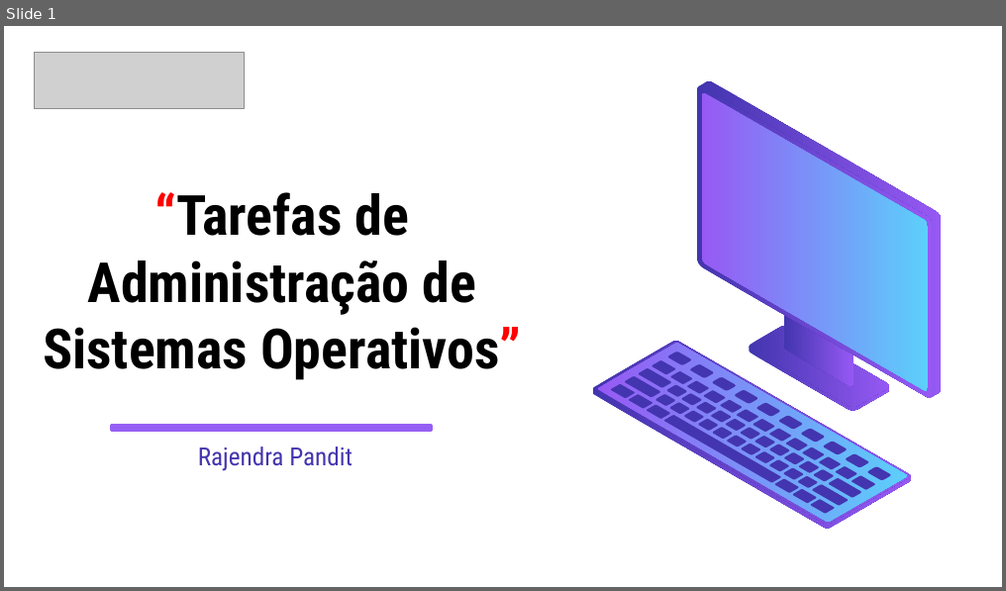
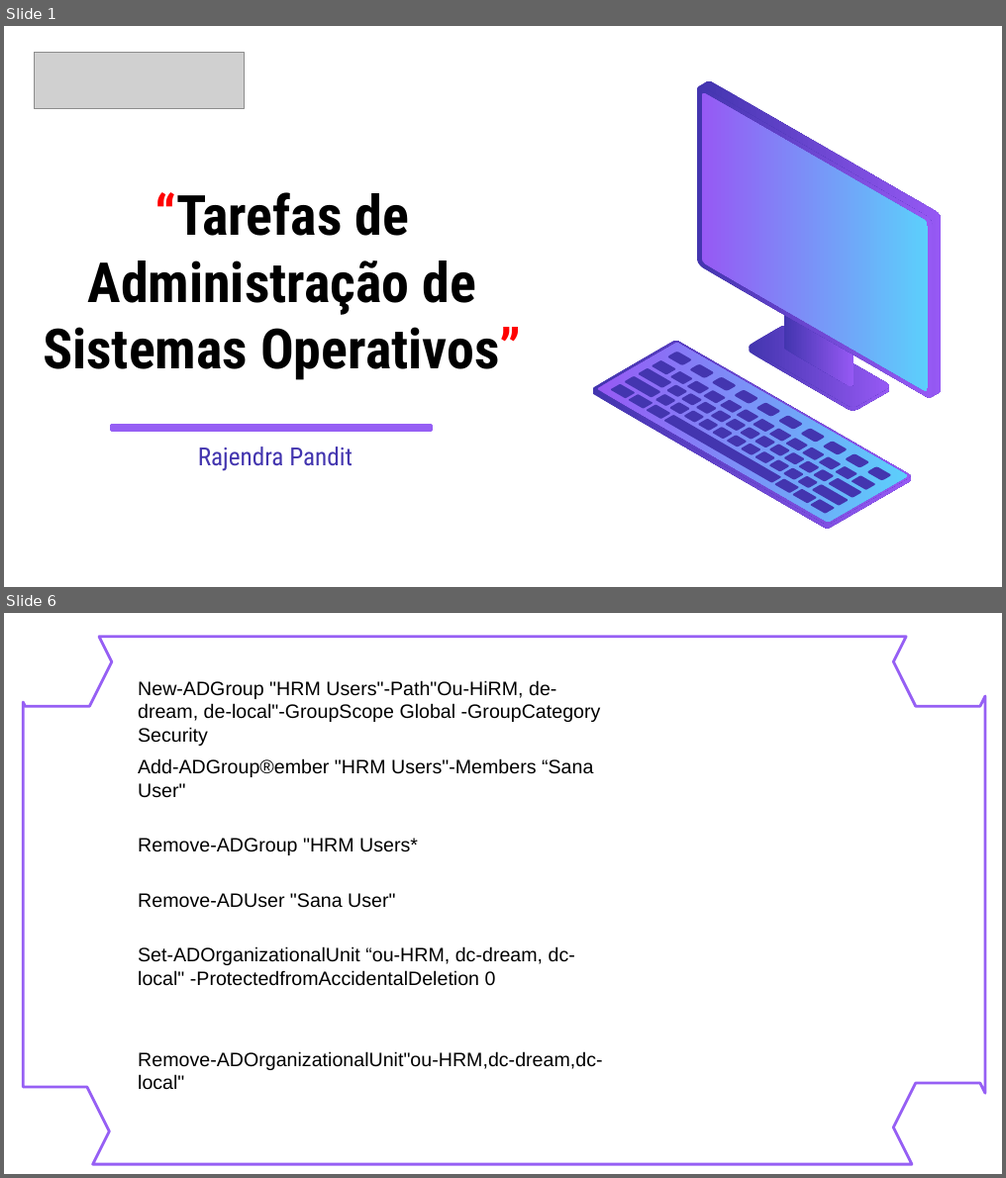
Before and after one commit to codebysujan/PowerPoint, a slide deck: Presentation1.pptx. Shown one above the other, each under a label of ours: slide 1 before the commit, slides 1 and 6 after it; the slides between them are not shown. The pictures are 1006x591 and 1006x1178 pixels, drawn with LibreOffice and Linux fonts; fonts in the diff are those of the drawing; grey boxes stand for pictures. Boxes give left, top, right and bottom in pixels: in the first picture for what was removed or moved away, otherwise in the second. Text is boxed around its words. In the diff, an @@ line names an element or a change of style, - is before the commit and + after.

```diff
--- a/Presentation1.pptx
+++ b/Presentation1.pptx
@@ slide 6 added at (4, 613, 1002, 1174), background #FFFFFF @@
@@ freeform shape added at (23, 637, 985, 1164), outline #965FF4 2 pt @@
@@ rectangle added at (414, 650, 576, 719), fill #FFFFFF, outline #FFFFFF 2 pt @@
@@ text added at (138, 680, 601, 722), 14 pt, text #000000 @@
+New-ADGroup "HRM Users"-Path"Ou-HiRM, de-dream, de-local"-GroupScope Global -GroupCategory Security
@@ text added at (138, 759, 593, 798), 14 pt, text #000000 @@
+Add-ADGroup®ember "HRM Users"-Members “Sana User"
@@ text added at (138, 838, 418, 856), 14 pt, text #000000 @@
+Remove-ADGroup "HRM Users*
@@ text added at (138, 893, 395, 908), 14 pt, text #000000 @@
+Remove-ADUser "Sana User"
@@ text added at (138, 947, 575, 986), 14 pt, text #000000 @@
+Set-ADOrganizationalUnit “ou-HRM, dc-dream, dc-local" -ProtectedfromAccidentalDeletion 0
@@ text added at (138, 1052, 602, 1090), 14 pt, text #000000 @@
+Remove-ADOrganizationalUnit"ou-HRM,dc-dream,dc-local"
```
Also in this commit, not shown: 1 slide changed, 4 other slides added, 1 slide removed.
